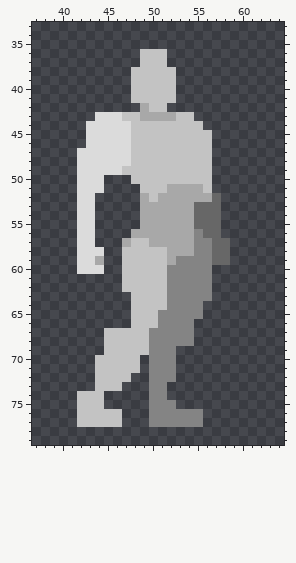
Edited in one commit: sprite sheet (2D Platformer Test/Assets/Sprites/in progress sprite sheets/baseskin7.png). Above, as it was before the edit.
The file is 100x80 pixels. Colours within 5 levels of each other are drawn and written as one. Shown: x 37..64, y 33..79.
Now the later version:
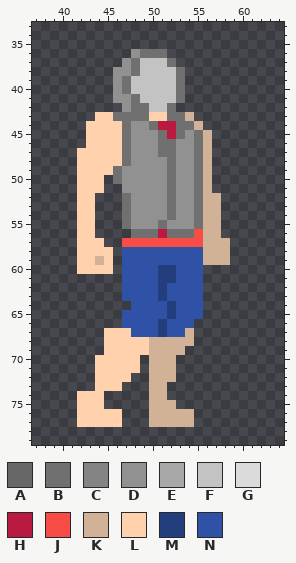
Palette (. is transparent): A #676767  B #707070  C #848484  D #919191  E #a8a8a8  F #c3c3c3  G #dbdbdb  H #ba1a40  J #f84d47  K #d2b297  L #ffd1ac  M #233e7d  N #2f52a6
From old to new:
Changed rows in their new state; - is an unchanged pixel.
first column x 42:
36 ------DBBB-------
37 -----DB---B------
38 ----DDB----B-----
39 ----DB-----B-----
40 ----DB-----B-----
41 ----DDB----B-----
42 -----DBB--B------
43 --LLBBBBLLBBK----
44 -LLLLBDDBHHBBK---
45 -LLLLBDDDBHBDBK--
46 -LLLLBDDDBBDDBK--
47 LLLLLBDDDBBDDBK--
48 LLLLLBDDDDBDDBK--
49 LLLLBDDDDDBDDBK--
50 LLL-BDDDDDBDDBK--
51 LLL--DDDDDBDDBK--
52 LL---BDDDDBDDBKK-
53 LL---BDDDDBDDBKK-
54 LL---BDDDDBDDBKK-
55 LL---BDDDBDDDBKK-
56 LL----BBBHBBBJKK-
57 LLL--JJJJJJJJJKKK
58 LLLL-NNNNNNNNNKKK
59 LLKL-NNNNNNNNNKKK
60 LLLL-NNNNMMNNN.--
61 -----NNNNMMNNN.--
62 -----NNNNMNNNN.--
63 -----NNNNMNNNN.--
64 ------NNNNMNNN---
65 -----NNNNNMNNN---
66 -----NNNNMNNN----
67 ---LLLNNNMNNK----
68 ---LLLLLKKKKK----
69 ---LLLLLKKKK-----
70 --LLLLL-KKK------
71 --LLLLL-KKK------
72 --LLLL--KKK------
73 --LLL---KK-------
74 LLL-----KK-------
75 LLL-----KKK------
76 LLLLL---KKKKK.---
77 LLLLL---KKKKK.---
Boxes around the changes in both pictures, in picture pixels (x1, y1, x2, y2):
changed: (77, 49, 230, 427)
